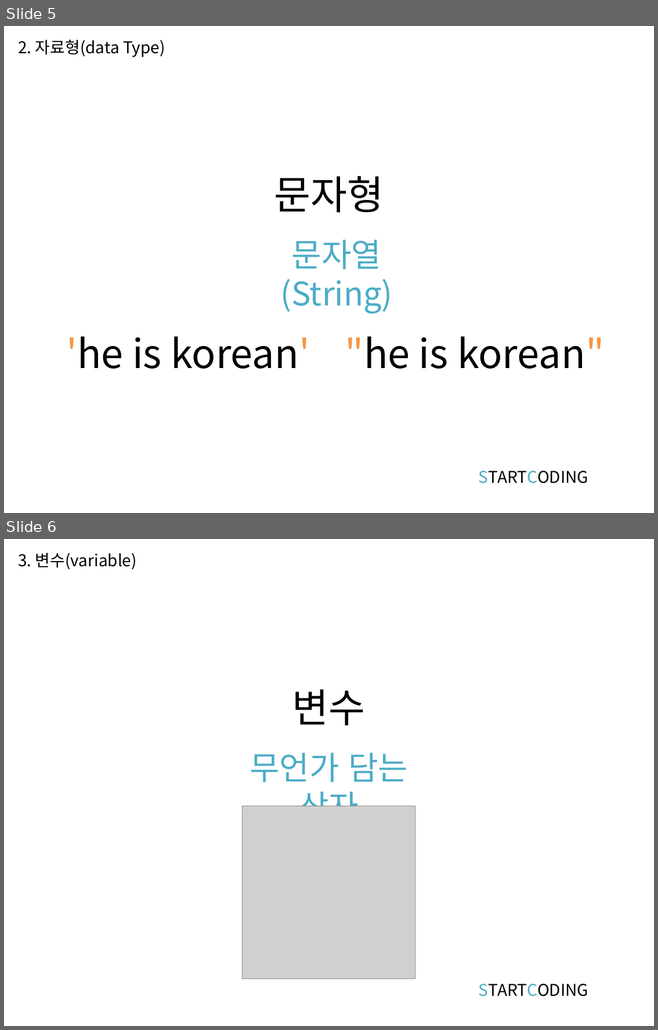
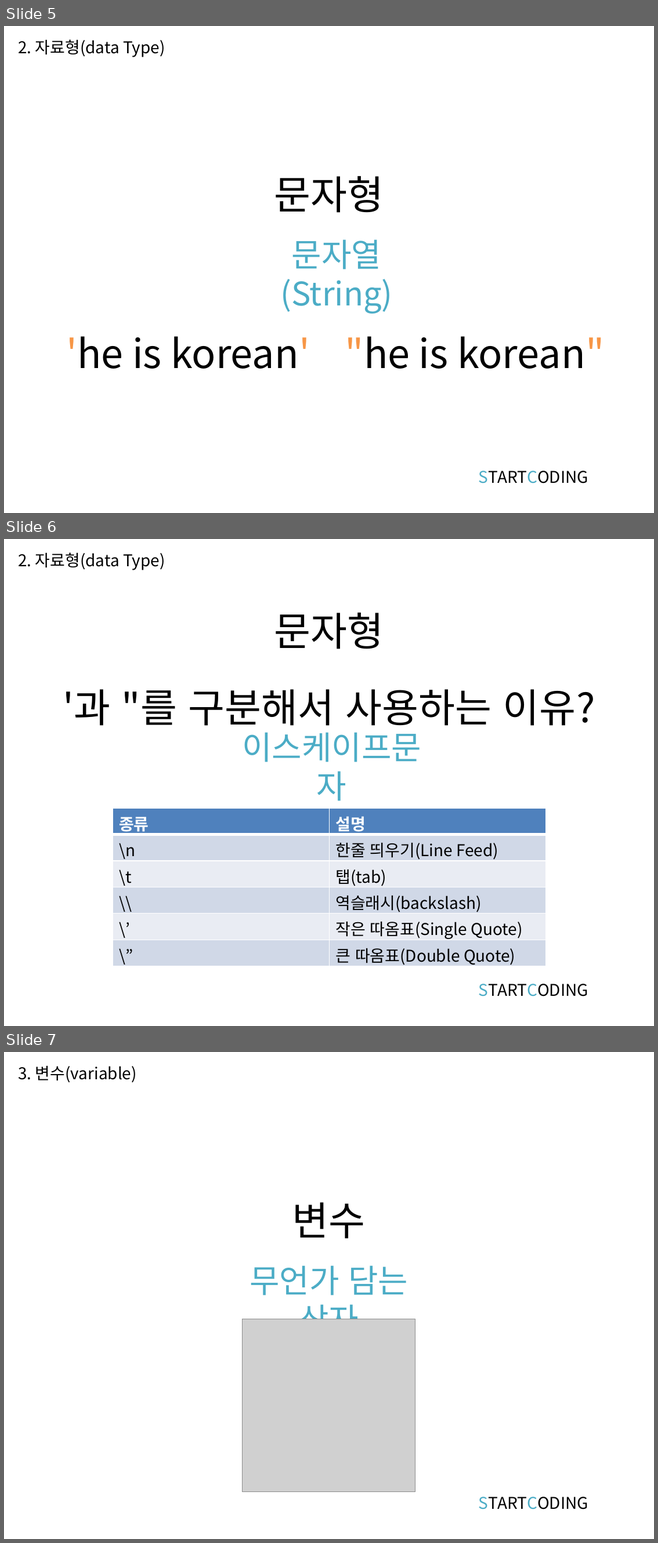
Before and after one commit to kwonkijun/python, a slide deck: 파이썬기초(PPT)/파이썬 기초 2강_자료형과 변수.pptx. Shown one above the other, each under a label of ours: slides 5 and 6 before the commit, slides 5, 6 and 7 after it. The pictures are 658x1030 and 658x1543 pixels, drawn with LibreOffice and Linux fonts; fonts in the diff are those of the drawing; grey boxes stand for pictures. Boxes give left, top, right and bottom in pixels: in the first picture for what was removed or moved away, otherwise in the second. Text is boxed around its words. In the diff, an @@ line names an element or a change of style, - is before the commit and + after.

```diff
--- a/파이썬기초(PPT)/파이썬 기초 2강_자료형과 변수.pptx
+++ b/파이썬기초(PPT)/파이썬 기초 2강_자료형과 변수.pptx
@@ slide 6 added at box(4, 539, 654, 1026), background #FFFFFF @@
@@ text added at box(18, 552, 165, 570), 18 pt, text #000000 @@
+2. 자료형(data Type)
@@ text added at box(274, 613, 384, 649), 44 pt, text #000000 @@
+문자형
@@ title added at box(63, 689, 594, 726), 44 pt, text #000000 @@
+'과 "를 구분해서 사용하는 이유?
@@ text added at box(242, 732, 421, 801), 36 pt, text #4BACC6 @@
+이스케이프문자
@@ table added at box(112, 808, 545, 969), 6 rows, 2 columns @@
+종류 | 설명
+\n | 한줄 띄우기(Line Feed)
+\t | 탭(tab)
+\\ | 역슬래시(backslash)
+\’ | 작은 따옴표(Single Quote)
+\” | 큰 따옴표(Double Quote)
@@ text added at box(478, 984, 588, 997), 18 pt, text #000000 @@
+STARTCODING
@@ what was slide 6 is now slide 7 @@
```
Also in this commit, not shown: 1 slide changed, 9 other slides added, 1 other file.
